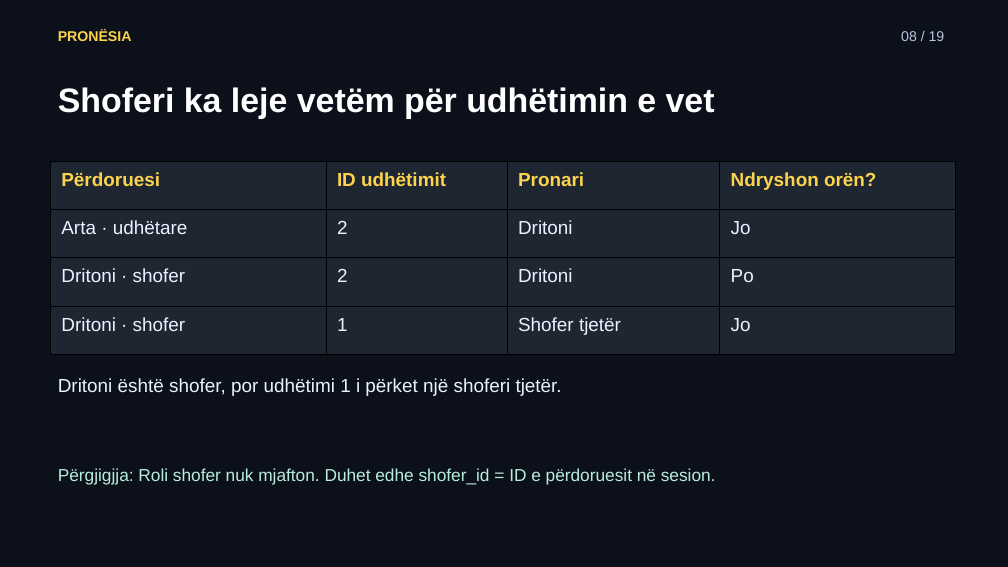
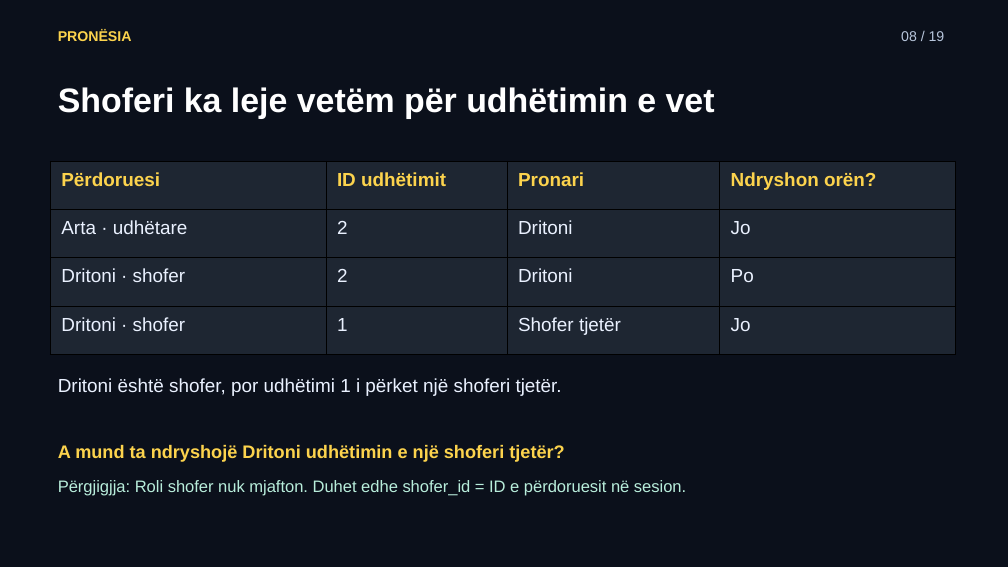
Before and after one commit to arbenl/arbenl.github.io, a slide deck: slide 8 of lendet/2026-2027/mobile/lectures/ligjerata-05-hyrja-lejet-rideshare-2026.pptx. Drawn at 1008x567 pixels with LibreOffice and Linux fonts; fonts in the diff are those of the drawing. Boxes give left, top, right and bottom in pixels: in the first picture for what was removed or moved away, otherwise in the second. Text is boxed around its words. In the diff, an @@ line names an element or a change of style, - is before the commit and + after.

```diff
--- a/lendet/2026-2027/mobile/lectures/ligjerata-05-hyrja-lejet-rideshare-2026.pptx
+++ b/lendet/2026-2027/mobile/lectures/ligjerata-05-hyrja-lejet-rideshare-2026.pptx
@@ text added at (58, 445, 564, 462), 17.2 pt, text #FCD34D, bold @@
+A mund ta ndryshojë Dritoni udhëtimin e një shoferi tjetër?
@@ text "Përgjigjja: Roli shofer nuk mjafton. ...": place and size @@
-text "Përgjigjja: Roli shofer nuk mjafton. ..." at (58, 468, 716, 485)
+text "Përgjigjja: Roli shofer nuk mjafton. ..." at (58, 480, 686, 496)
@@ text "Përgjigjja: Roli shofer nuk mjafton. ..." at (58, 480, 686, 496): size 16.5 to 15.8 pt @@
```
Also in this commit, not shown: 10 other slides changed, 9 other files.
